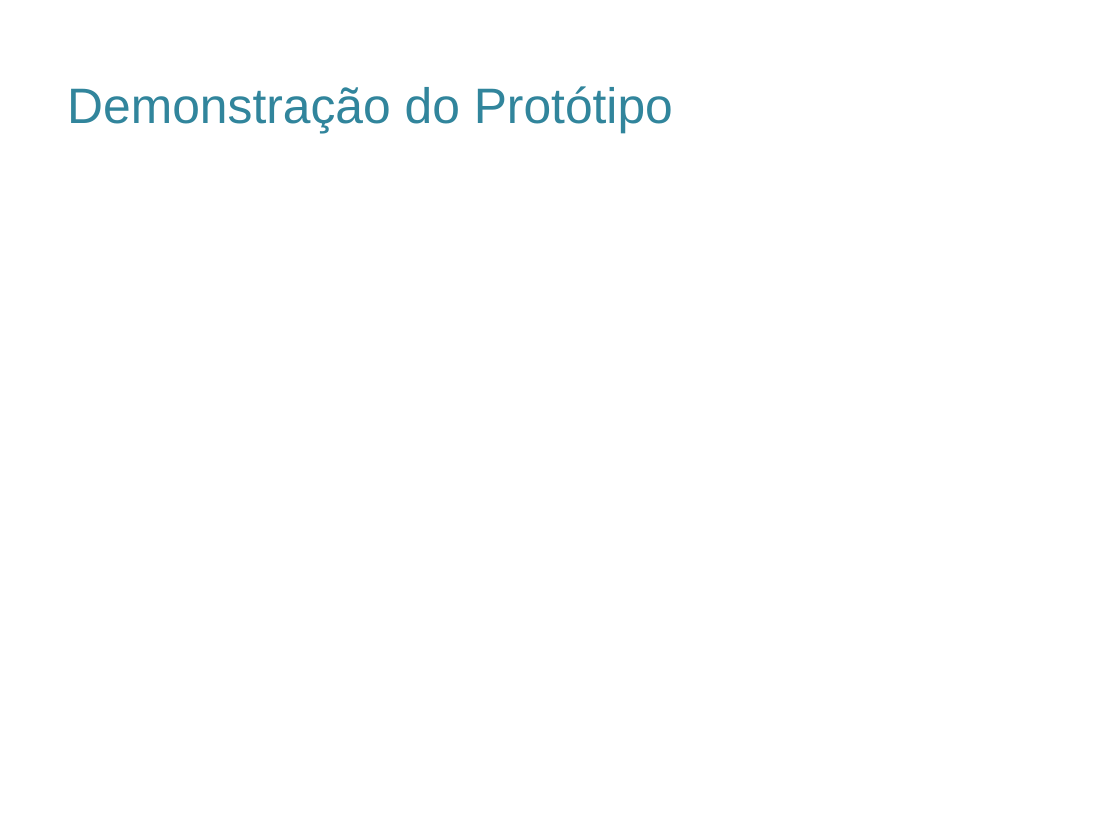
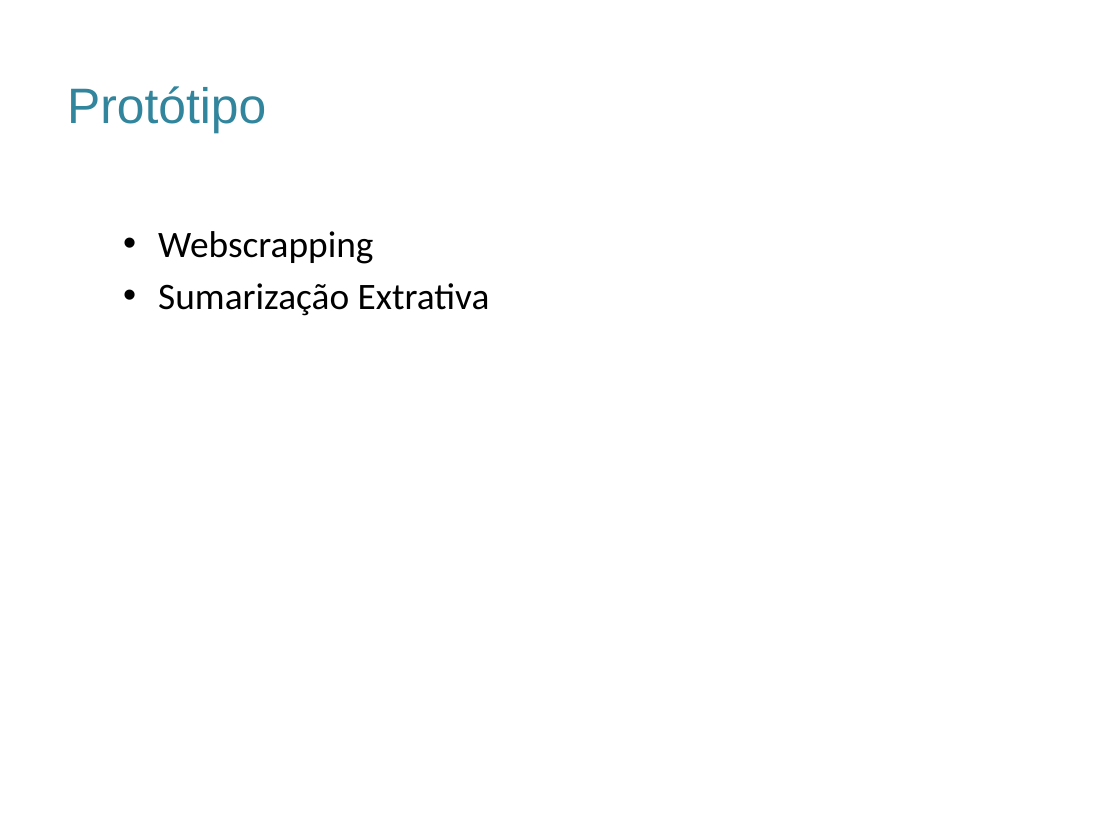
Before and after one commit to rdruzian/TCC-Sumarizacao, a slide deck: slide 8 of Documentos/ModeloApresentaçãoFacens_Sugestão.pptx. Drawn at 1120x840 pixels with LibreOffice and Linux fonts; fonts in the diff are those of the drawing; background and template pictures are left out. Boxes give left, top, right and bottom in pixels: in the first picture for what was removed or moved away, otherwise in the second. Text is boxed around its words. In the diff, an @@ line names an element or a change of style, - is before the commit and + after.

Commit message:
Correções na versão e no tópico protótipo

```diff
--- a/Documentos/ModeloApresentaçãoFacens_Sugestão.pptx
+++ b/Documentos/ModeloApresentaçãoFacens_Sugestão.pptx
@@ title at bbox=[67, 86, 266, 133]: text changed @@
-Demonstração do Protótipo
+Protótipo
@@ text added at bbox=[158, 231, 490, 316], 24 pt, text #000000 @@
+  • Webscrapping
+  • Sumarização Extrativa
```
Also in this commit, not shown: 3 other slides changed, 2 other files.
